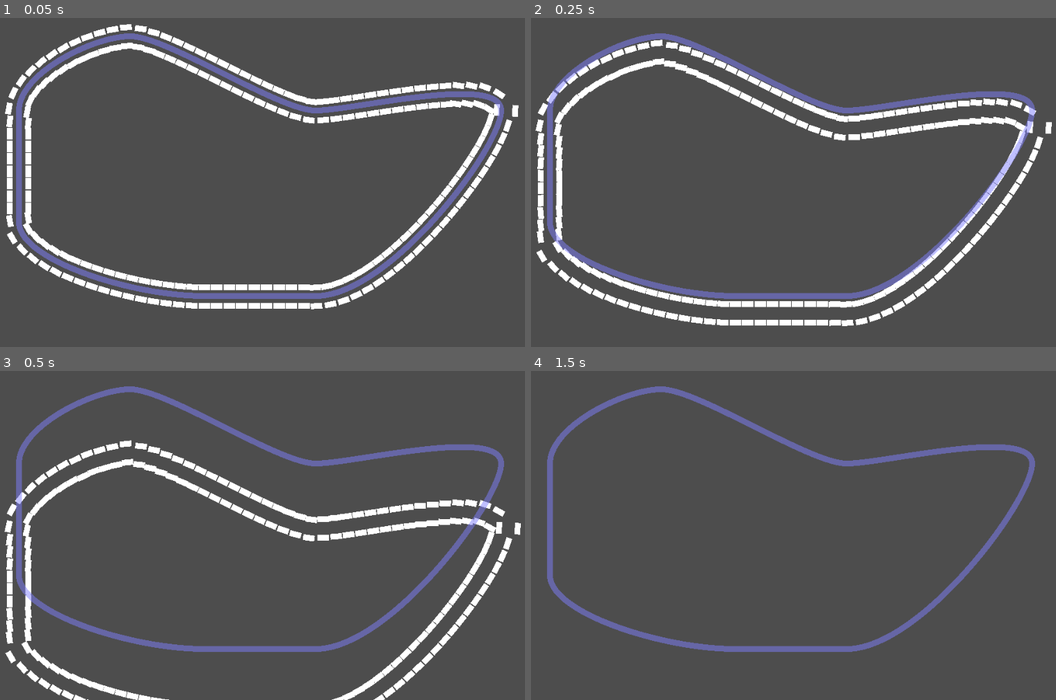
Above: before the commit, frames 1-4 (two rows, left to right).
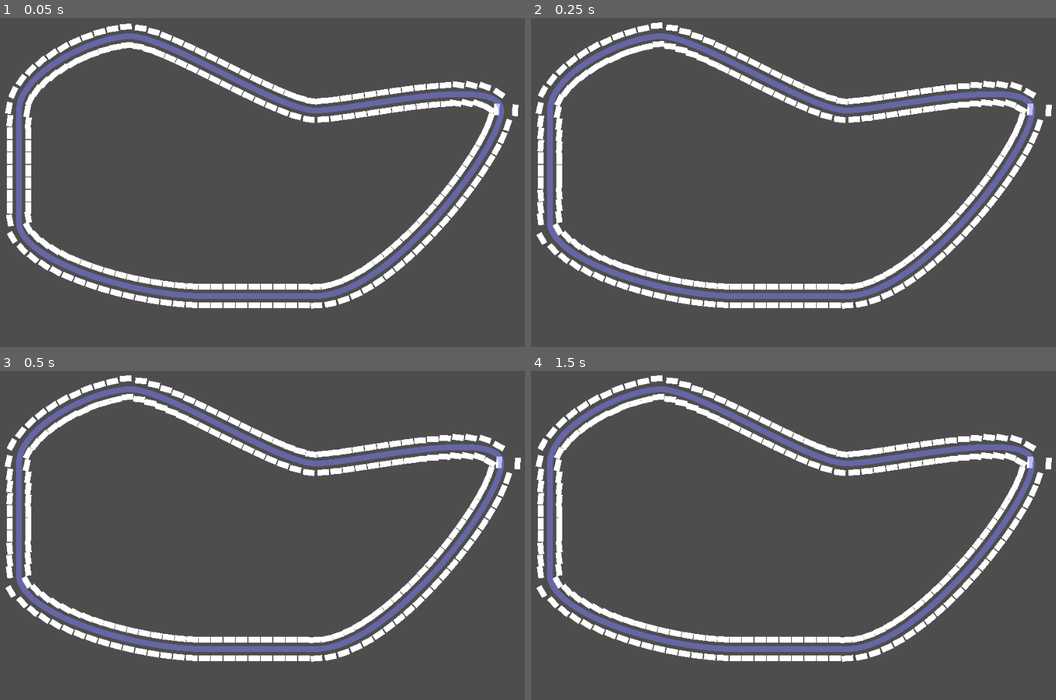
Above: after the commit, the same moments.

Repository: deecovan/v4-41-0
Game: Godot game, scene res://game.tscn
Same seed, same stepped clock (60 frames per second), same inputs: the game is played once before the commit and once after it.
Inputs:
- Up to frame 1 (0.05 s): no input
- Up to frame 2 (0.25 s): no input
- Up to frame 3 (0.5 s): no input
- Up to frame 4 (1.5 s): no input

The runs differ from the first frame. In frame 1, 2.9% of the frame differs, in the area x 0-99%, y 1-89%; in frame 2, 12%; in frame 3, 14%, in the area x 0-100%, y 1-100%; in frame 4, 8.5%.

Commit message:
Fix Physics x 0 y 0

Diff:
--- a/project.godot
+++ b/project.godot
@@ -74,6 +74,7 @@
 [physics]
 
 common/physics_ticks_per_second=30
+2d/default_gravity_vector=Vector2(0, 0)
 
 [rendering]
 
Not shown, changed: README.MD
